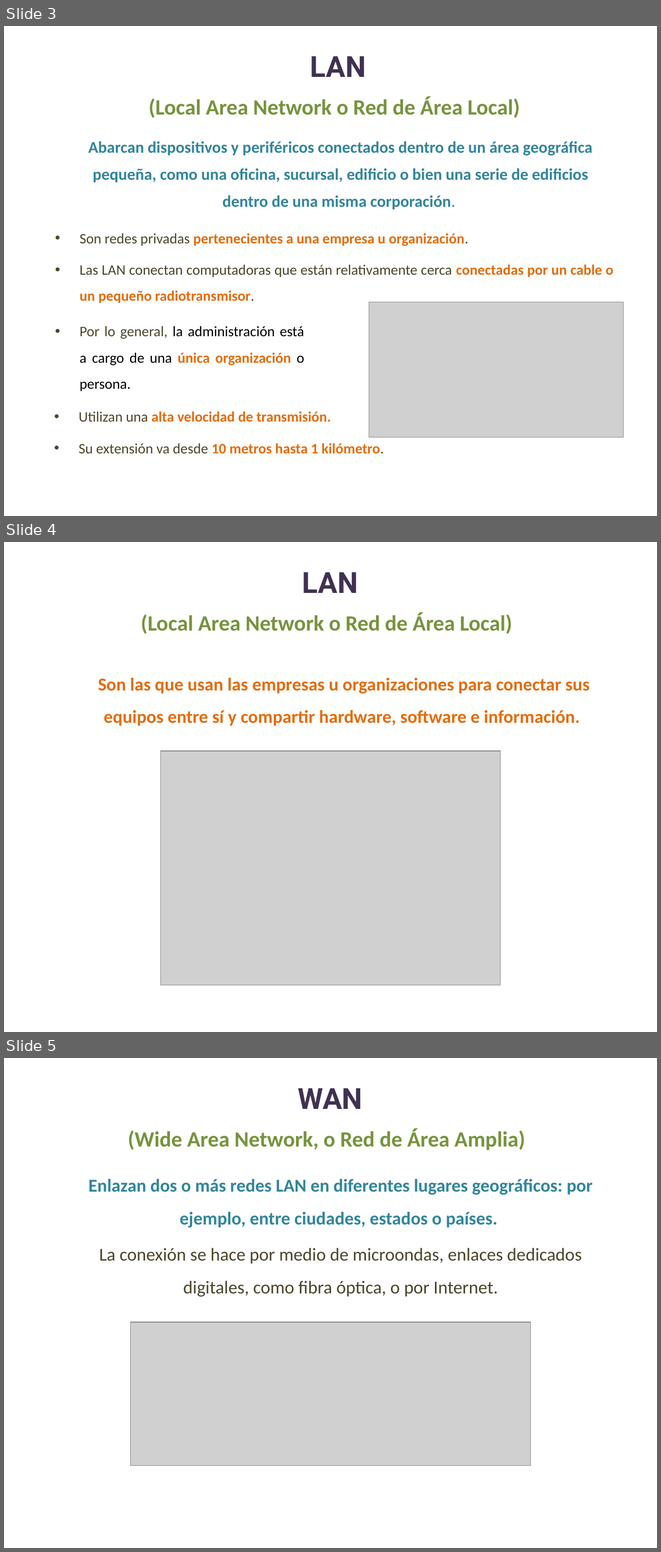
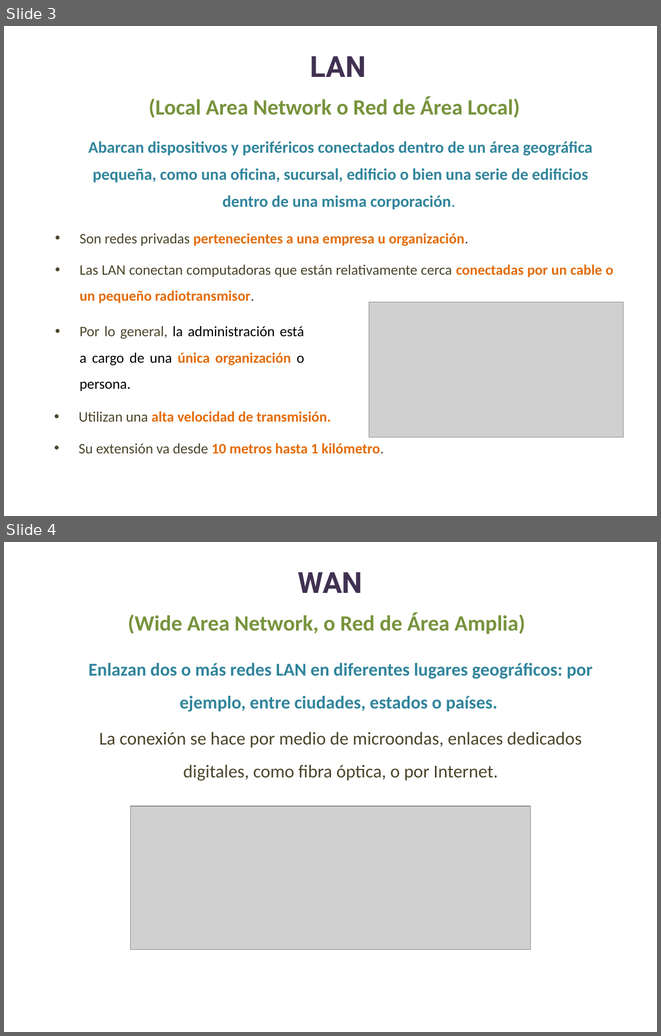
Before and after one commit to lizetheP/WAN, a slide deck: Calendario/Presentaciones/1_IntroduccionRedes.pptx. Shown one above the other, each under a label of ours: slides 3, 4 and 5 before the commit, slides 3 and 4 after it. The pictures are 661x1552 and 661x1036 pixels, drawn with LibreOffice and Linux fonts; fonts in the diff are those of the drawing; grey boxes stand for pictures. Boxes give left, top, right and bottom in pixels: in the first picture for what was removed or moved away, otherwise in the second. Text is boxed around its words. In the diff, an @@ line names an element or a change of style, - is before the commit and + after.

```diff
--- a/Calendario/Presentaciones/1_IntroduccionRedes.pptx
+++ b/Calendario/Presentaciones/1_IntroduccionRedes.pptx
@@ slide 4 removed at [4,542,657,1032], background #FFFFFF @@
@@ text removed at [141,572,512,634] @@
-LAN
-(Local Area Network o Red de Área Local)
@@ text removed at [98,678,590,726] @@
-Son las que usan las empresas u organizaciones para conectar sus equipos entre sí y compartir hardware, software e información.
@@ picture removed at [161,751,501,985] @@
@@ what was slide 5 is now slide 4 @@
```
Also in this commit, not shown: 6 other slides removed, 2 other files.
